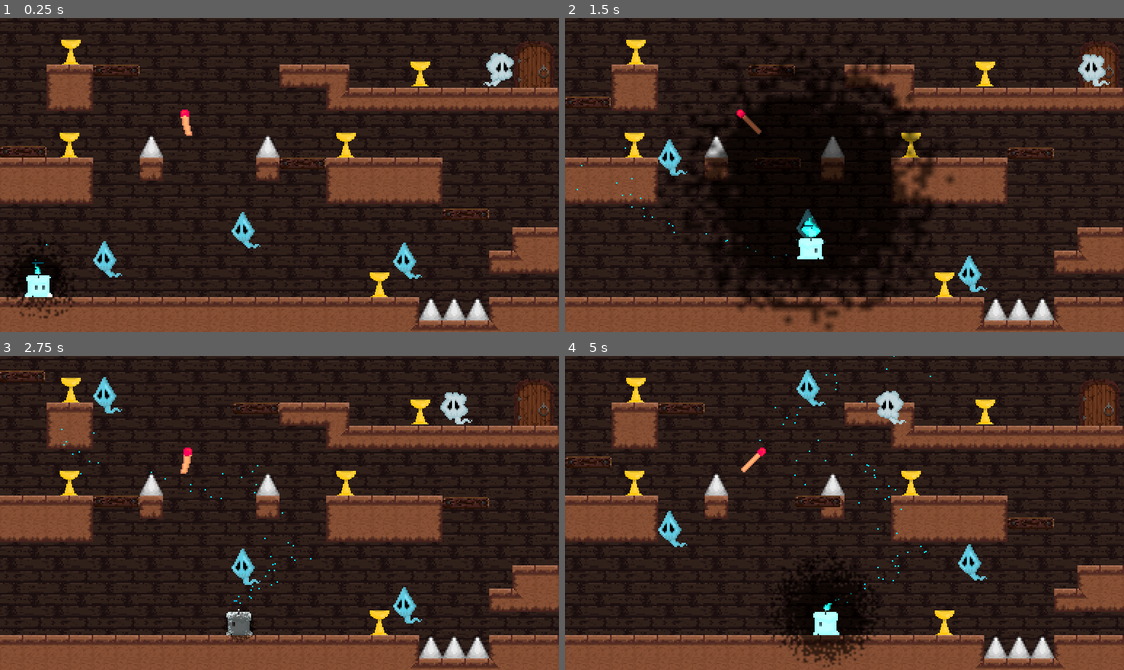
Above: before the commit, frames 1-4 (two rows, left to right).
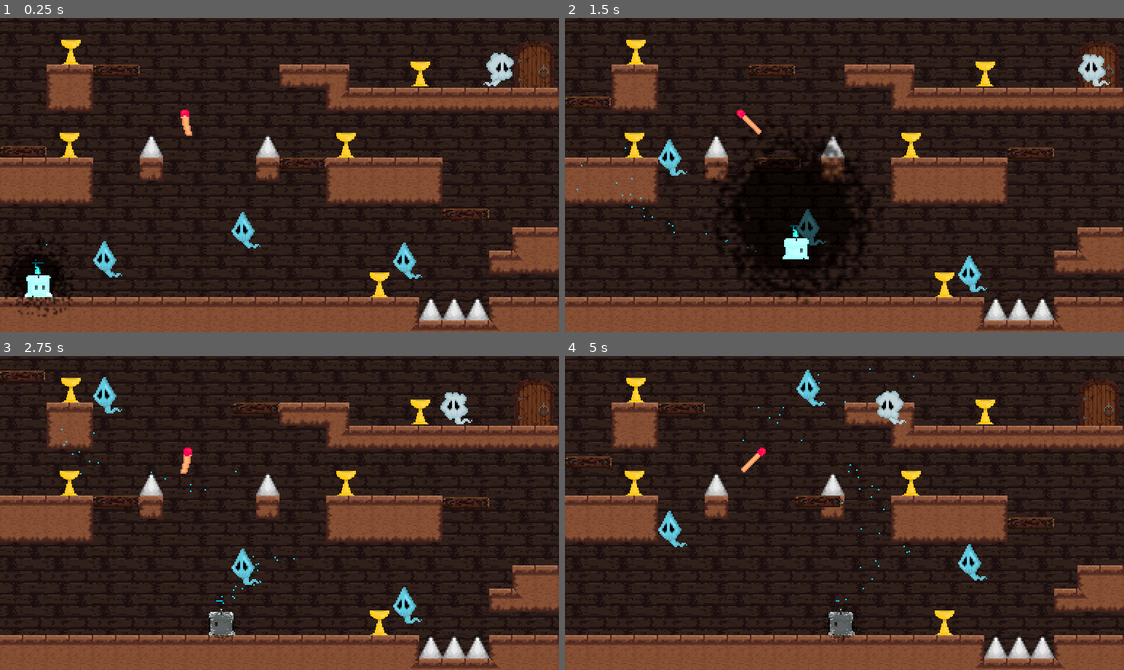
Above: after the commit, the same moments.

Repository: UlricBon/Unseen-Forces
Game: Godot game, scene res://Scene/level5.tscn
Two runs of this game, one before a commit and one after it. Both use one fixed random seed, a clock stepped at 60 frames per second and the inputs below. This scene is started directly instead of the project's main scene.
Inputs:
- Up to frame 1 (0.25 s): no input
- Up to frame 2 (1.5 s): hold Space (Interact) 0.53-1.28 s; hold D (Right) from 0.53 s (still down); tap W (Enter) at 1.35 s
- Up to frame 3 (2.75 s): tap Space (Interact) at 1.55 s; release D (Right) at 2.03 s; hold A (Left) from 2.03 s (still down); hold Space (Interact) from 2.03 s (still down)
- Up to frame 4 (5 s): release A (Left) at 2.78 s; release Space (Interact) at 2.78 s; hold D (Right) 2.78-4.28 s; tap Space (Interact) at 2.85, 4.35 s; hold Space (Interact) 3.53-4.28 s; tap W (Enter) at 3.6 s; hold A (Left) from 4.28 s (still down)

The runs differ from the first frame. In frame 1, 0.3% of the frame differs, in the area x 0-14%, y 69-96%; in frame 2, 9.0%, in the area x 16-70%, y 6-100%; in frame 3, 0.7%; in frame 4, 2.8%.

Commit message:
q

Diff:
--- a/Scene/player.tscn
+++ b/Scene/player.tscn
@@ -309,7 +309,7 @@
 
 [node name="Player" type="CharacterBody2D"]
 z_index = 5
-position = Vector2(-59, 5)
+position = Vector2(-1, 4)
 scale = Vector2(1, 0.991453)
 collision_layer = 2
 script = ExtResource("1_gw1od")
@@ -317,19 +317,19 @@
 [node name="AnimatedSprite2D" type="AnimatedSprite2D" parent="."]
 self_modulate = Color(2, 3, 3, 1)
 sprite_frames = SubResource("SpriteFrames_ifotu")
-animation = &"Unlit Idle"
+animation = &"Idle"
 autoplay = "Lit Up Running"
-frame_progress = 0.2027
+frame_progress = 0.929205
 
 [node name="CollisionShape2D" type="CollisionShape2D" parent="."]
 position = Vector2(0.5, 9)
 shape = SubResource("RectangleShape2D_jyoh2")
 
 [node name="Light" parent="." instance=ExtResource("3_y8ec2")]
-position = Vector2(1, 19.1638)
+position = Vector2(0, 18)
 offset = Vector2(0, 1)
 texture_scale = 0.3
-light_scale = 1.5
+light_scale = 1.2
 
 [node name="WorldEnvironment" type="WorldEnvironment" parent="."]
 environment = SubResource("Environment_u8rlu")
@@ -368,7 +368,7 @@
 [node name="CanvasLayer" type="CanvasLayer" parent="."]
 
 [node name="CPUParticles2D2" type="CPUParticles2D" parent="CanvasLayer"]
-position = Vector2(-59, 5)
+position = Vector2(-1, 4)
 emitting = false
 amount = 1
 one_shot = true
--- a/Scripts/player.gd
+++ b/Scripts/player.gd
@@ -152,7 +152,6 @@
 		print("space pressed")
 		lightBool = true
 		cpu_particles_2d_3.emitting = true
-	elif event.is_action_released("Interact") || !burning:
 		burning = true
 		SPEED = 150
 	elif event.is_action_released("Interact"):
Not shown: 1 places in Scene/level4.tscn that only renumber resources
Not shown: 1 places in Scene/level5.tscn that only renumber resources
Not shown: 1 places in Scene/level6.tscn that only renumber resources
Not shown: 1 places in Scene/level8.tscn that only renumber resources
Not shown: 1 places in Scene/level9.tscn that only renumber resources
